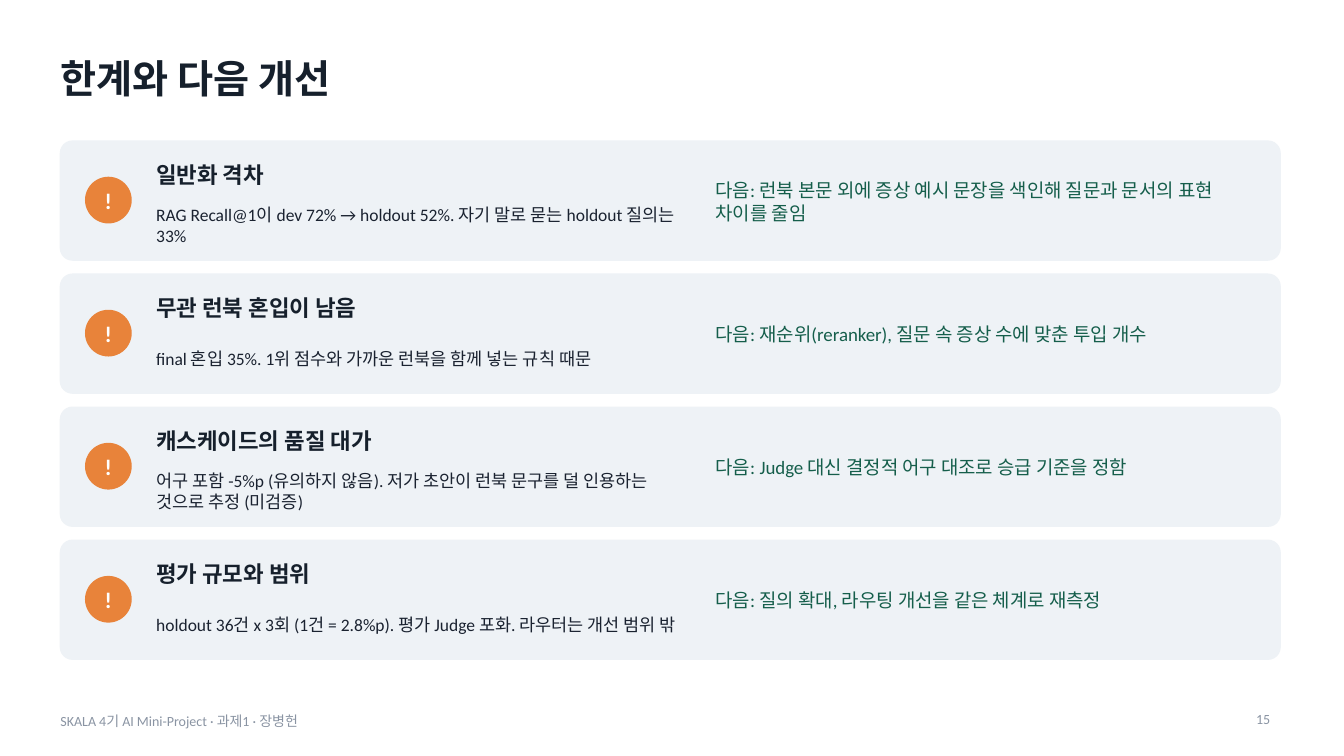
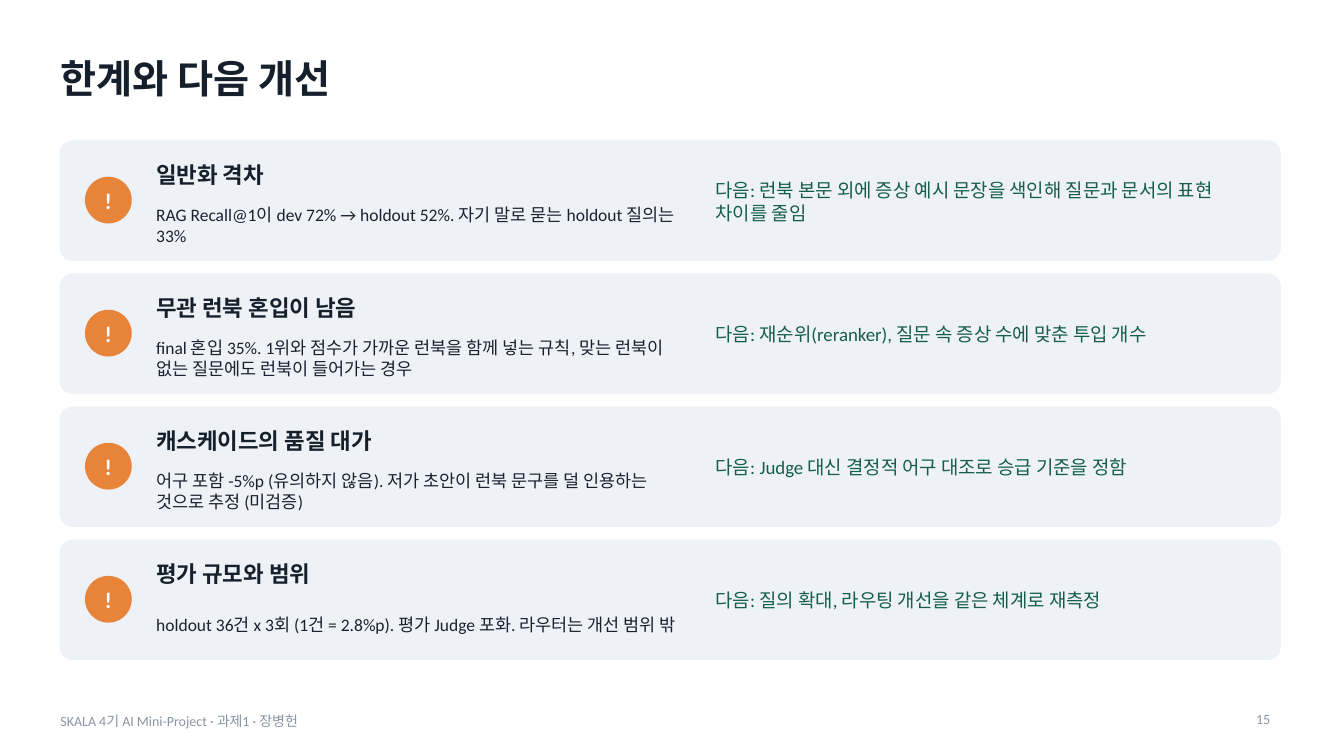
Before and after one commit to jang961111-hash/incident-agent-ablation, a slide deck: slide 15 of deck/incident-agent-ablation.pptx. Drawn at 1344x756 pixels with LibreOffice and Linux fonts; fonts in the diff are those of the drawing. Boxes give left, top, right and bottom in pixels: in the first picture for what was removed or moved away, otherwise in the second. Text is boxed around its words. In the diff, an @@ line names an element or a change of style, - is before the commit and + after.

```diff
--- a/deck/incident-agent-ablation.pptx
+++ b/deck/incident-agent-ablation.pptx
@@ text at (156,339,663,377): text changed @@
-final 혼입 35%. 1위 점수와 가까운 런북을 함께 넣는 규칙 때문
+final 혼입 35%. 1위와 점수가 가까운 런북을 함께 넣는 규칙, 맞는 런북이 없는 질문에도 런북이 들어가는 경우
```
Also in this commit, not shown: 6 other slides changed, 6 other files.
